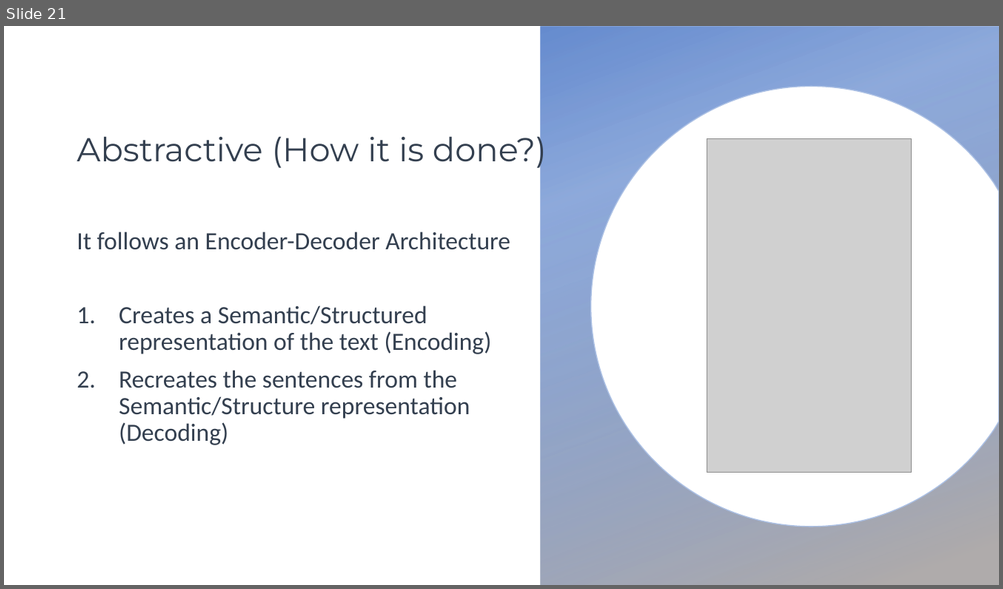
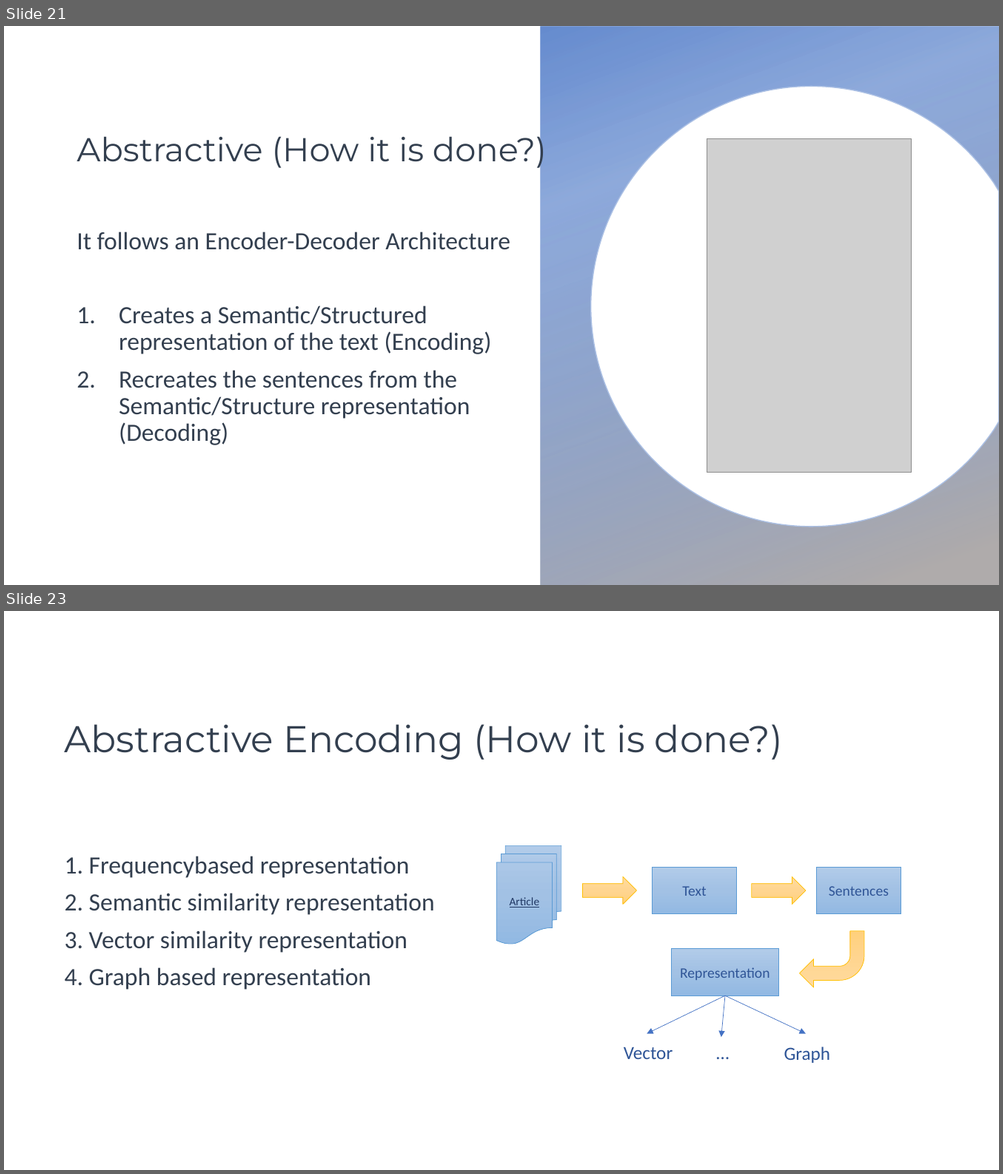
Before and after one commit to mhserry/F21AA, a slide deck: CW2/Text Summarization.pptx. Shown one above the other, each under a label of ours: slide 21 before the commit, slides 21 and 23 after it; the slides between them are not shown. The pictures are 1003x589 and 1003x1174 pixels, drawn with LibreOffice and Linux fonts; fonts in the diff are those of the drawing; grey boxes stand for pictures; background and template pictures are left out. Boxes give left, top, right and bottom in pixels: in the first picture for what was removed or moved away, otherwise in the second. Text is boxed around its words. In the diff, an @@ line names an element or a change of style, - is before the commit and + after.

Commit message:
more slides

```diff
--- a/CW2/Text Summarization.pptx
+++ b/CW2/Text Summarization.pptx
@@ slide 23 added at (x1=4, y1=611, x2=999, y2=1170), background #FFFFFF @@
@@ title added at (x1=65, y1=724, x2=782, y2=760), 36 pt, text #333F50 @@
+Abstractive Encoding (How it is done?)
@@ flow chart multidocument added at (x1=496, y1=846, x2=561, y2=945), fill gradient #B1CBE9 to #A3C1E5 to #93B9E4, outline #5B9BD5 0.5 pt, 11 pt, text #203864, underline @@
+Article
@@ text added at (x1=65, y1=856, x2=434, y2=990), 24 pt, text #333F50 @@
+1. Frequencybased representation
+2. Semantic similarity representation
+3. Vector similarity representation
+4. Graph based representation
@@ rectangle added at (x1=652, y1=867, x2=737, y2=914), fill gradient #B1CBE9 to #A3C1E5 to #93B9E4, outline #5B9BD5 0.5 pt, 14 pt, text #2F5597 @@
+Text
@@ rectangle added at (x1=817, y1=867, x2=901, y2=914), fill gradient #B1CBE9 to #A3C1E5 to #93B9E4, outline #5B9BD5 0.5 pt, 14 pt, text #2F5597 @@
+Sentences
@@ right arrow added at (x1=582, y1=877, x2=636, y2=905), fill gradient #FFDB9E to #FFD590 to #FFD07C, outline #FFC000 0.5 pt @@
@@ right arrow added at (x1=751, y1=877, x2=805, y2=905), fill gradient #FFDB9E to #FFD590 to #FFD07C, outline #FFC000 0.5 pt @@
@@ bent arrow added at (x1=800, y1=931, x2=865, y2=988), fill gradient #FFDB9E to #FFD590 to #FFD07C, outline #FFC000 0.5 pt @@
@@ rectangle added at (x1=671, y1=949, x2=779, y2=996), fill gradient #B1CBE9 to #A3C1E5 to #93B9E4, outline #5B9BD5 0.5 pt, 14 pt, text #2F5597 @@
+Representation
@@ arrow added from (725, 996) to (646, 1034), #4472C4 0.5 pt @@
@@ arrow added from (725, 996) to (721, 1038), #4472C4 0.5 pt @@
@@ arrow added from (725, 996) to (805, 1034), #4472C4 0.5 pt @@
@@ text added at (x1=623, y1=1048, x2=672, y2=1059), 18 pt, text #2F5597 @@
+Vector
@@ text added at (x1=709, y1=1038, x2=779, y2=1068), 18 pt, text #2F5597 @@
+…
@@ text added at (x1=784, y1=1047, x2=831, y2=1063), 18 pt, text #2F5597 @@
+Graph
```
Also in this commit, not shown: 1 other slide added.
